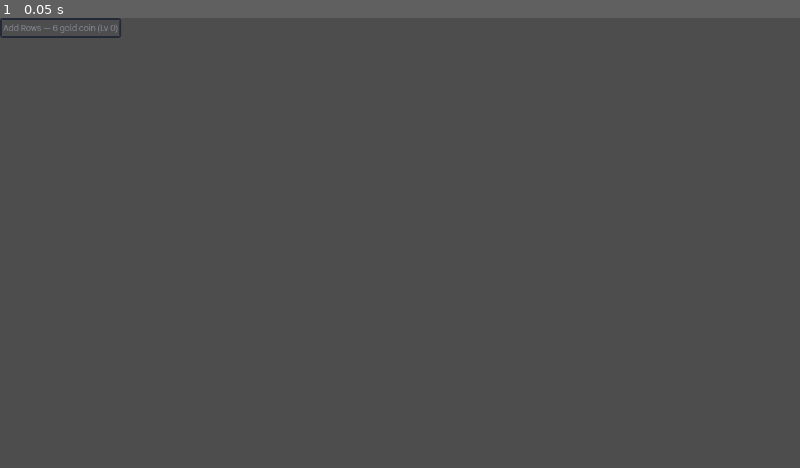
Above: before the commit, frame 1.
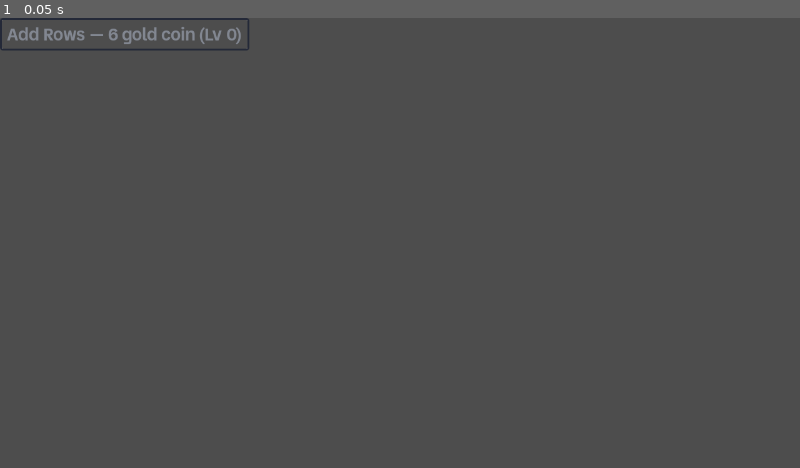
Above: after the commit, the same moment.

Repository: kjbrown-sandbox/pleenko
Game: Godot game, scene res://entities/upgrade_row/upgrade_row.tscn
Same seed, same stepped clock (60 frames per second), same inputs: the game is played once before the commit and once after it. This scene is started directly instead of the project's main scene.
Inputs:
- Up to frame 1 (0.05 s): no input

The runs differ from the first frame. In frame 1, 0.6% of the frame differs, in the area x 0-32%, y 0-8%.

Commit message:
Styling for upgrade buttons

Diff:
--- a/entities/plinko_board/upgrade_section.tscn
+++ b/entities/plinko_board/upgrade_section.tscn
@@ -6,10 +6,15 @@
 script = ExtResource("1_lrn56")
 
 [node name="Upgrades" type="VBoxContainer" parent="." unique_id=107140261]
-anchors_preset = 1
-anchor_left = 1.0
-anchor_right = 1.0
-offset_left = -280.0
-offset_right = -240.0
-offset_bottom = 40.0
-grow_horizontal = 0
+anchors_preset = 8
+anchor_left = 0.5
+anchor_top = 0.5
+anchor_right = 0.5
+anchor_bottom = 0.5
+offset_left = 960.0
+offset_top = 40.0
+offset_right = 1000.0
+offset_bottom = 80.0
+grow_horizontal = 2
+grow_vertical = 2
+theme_override_constants/separation = 20
--- a/entities/upgrade_row/upgrade_row.gd
+++ b/entities/upgrade_row/upgrade_row.gd
@@ -23,7 +23,8 @@
 
 func _ready() -> void:
 	var t: VisualTheme = ThemeProvider.theme
-	var btn_font: Font = t.button_font if t.button_font else t.label_font
+	var bold_font: Font = preload("res://style_lab/VendSans-Bold.ttf")
+	var btn_font: Font = t.button_font if t.button_font else bold_font
 
 	# Style the purchase button as an outline-only container
 	_apply_outline_style(purchase_button)
@@ -33,6 +34,9 @@
 	purchase_button.add_theme_color_override("font_hover_color", Color.TRANSPARENT)
 	purchase_button.add_theme_color_override("font_pressed_color", Color.TRANSPARENT)
 	purchase_button.add_theme_color_override("font_disabled_color", Color.TRANSPARENT)
+
+	# Inset for labels/fill so they sit inside the border
+	var inset: float = t.button_border_width
 
 	# Base label (unfilled area — text color)
 	_base_label = Label.new()
@@ -40,9 +44,12 @@
 	_base_label.vertical_alignment = VERTICAL_ALIGNMENT_CENTER
 	_base_label.add_theme_font_size_override("font_size", t.button_font_size)
 	_base_label.add_theme_color_override("font_color", t.normal_text_color)
-	if btn_font:
-		_base_label.add_theme_font_override("font", btn_font)
+	_base_label.add_theme_font_override("font", btn_font)
 	_base_label.set_anchors_and_offsets_preset(Control.PRESET_FULL_RECT)
+	_base_label.offset_left = inset
+	_base_label.offset_top = inset
+	_base_label.offset_right = -inset
+	_base_label.offset_bottom = -inset
 	_base_label.mouse_filter = Control.MOUSE_FILTER_IGNORE
 	purchase_button.add_child(_base_label)
 
@@ -50,10 +57,14 @@
 	_fill_clip = Control.new()
 	_fill_clip.clip_contents = true
 	_fill_clip.set_anchors_and_offsets_preset(Control.PRESET_FULL_RECT)
+	_fill_clip.offset_left = inset
+	_fill_clip.offset_top = inset
+	_fill_clip.offset_right = -inset
+	_fill_clip.offset_bottom = -inset
 	_fill_clip.mouse_filter = Control.MOUSE_FILTER_IGNORE
 	purchase_button.add_child(_fill_clip)
 
-	# Fill color rect (full size, clipped by parent)
+	# Fill color rect (full size within clip)
 	_fill_rect = ColorRect.new()
 	_fill_rect.color = t.button_enabled_color
 	_fill_rect.set_anchors_and_offsets_preset(Control.PRESET_FULL_RECT)
@@ -61,16 +72,23 @@
 	_fill_clip.add_child(_fill_rect)
 
 	# Fill label (inverted text — bg color, clipped to filled area)
+	# Must span the full button content area so text centers correctly,
+	# even though the clip container may be narrower.
 	_fill_label = Label.new()
 	_fill_label.horizontal_alignment = HORIZONTAL_ALIGNMENT_CENTER
 	_fill_label.vertical_alignment = VERTICAL_ALIGNMENT_CENTER
 	_fill_label.add_theme_font_size_override("font_size", t.button_font_size)
 	_fill_label.add_theme_color_override("font_color", t.background_color)
-	if btn_font:
-		_fill_label.add_theme_font_override("font", btn_font)
-	_fill_label.set_anchors_and_offsets_preset(Control.PRESET_FULL_RECT)
+	_fill_label.add_theme_font_override("font", btn_font)
+	_fill_label.anchor_left = 0
+	_fill_label.anchor_top = 0
+	_fill_label.anchor_right = 0
+	_fill_label.anchor_bottom = 0
 	_fill_label.mouse_filter = Control.MOUSE_FILTER_IGNORE
 	_fill_clip.add_child(_fill_label)
+	# Keep fill label sized to match base label (which auto-sizes via anchors)
+	_base_label.resized.connect(_sync_fill_label_size)
+	_sync_fill_label_size.call_deferred()
 
 	# Cap raise button — standard themed button
 	t.apply_button_theme(cap_raise_button)
@@ -175,6 +193,13 @@
 		_fill_label.add_theme_color_override("font_color", t.background_color)
 
 
+func _sync_fill_label_size() -> void:
+	if not _fill_label or not _base_label:
+		return
+	_fill_label.size = _base_label.size
+	_fill_label.position = Vector2.ZERO
+
+
 func _update_fill(state: UpgradeManager.UpgradeState) -> void:
 	if not _fill_clip:
 		return
--- a/entities/upgrade_row/upgrade_row.tscn
+++ b/entities/upgrade_row/upgrade_row.tscn
@@ -1,21 +1,27 @@
 [gd_scene format=3 uid="uid://b7g4wiwy64dus"]
 
 [ext_resource type="Script" uid="uid://djwgl6f0kkda0" path="res://entities/upgrade_row/upgrade_row.gd" id="1_aqdia"]
+[ext_resource type="FontFile" uid="uid://ohlabsbs4ksf" path="res://style_lab/VendSans-Bold.ttf" id="2_w0uyf"]
+
+[sub_resource type="StyleBoxFlat" id="StyleBoxFlat_w0uyf"]
+corner_radius_top_left = 3
+corner_radius_bottom_left = 3
 
 [node name="UpgradeRow" type="HBoxContainer" unique_id=371831000]
-custom_minimum_size = Vector2(88, 0)
-offset_right = 8.0
-offset_bottom = 8.0
+size_flags_horizontal = 3
 script = ExtResource("1_aqdia")
 
 [node name="PurchaseButton" type="Button" parent="." unique_id=44118311]
 layout_mode = 2
 size_flags_horizontal = 3
 focus_mode = 0
+theme_override_fonts/font = ExtResource("2_w0uyf")
+theme_override_styles/normal = SubResource("StyleBoxFlat_w0uyf")
 text = "Add rows"
 
 [node name="CapRaiseButton" type="Button" parent="." unique_id=1786631797]
-custom_minimum_size = Vector2(32, 32)
 layout_mode = 2
+size_flags_vertical = 3
 focus_mode = 0
+theme_override_fonts/font = ExtResource("2_w0uyf")
 text = "+"
--- a/style_lab/visual_theme.gd
+++ b/style_lab/visual_theme.gd
@@ -109,8 +109,8 @@
 @export var button_hovered_source: Palette = Palette.BG_4
 @export var button_text_source: Palette = Palette.BG_6
 @export var button_font: Font
-@export var button_font_size := 14
-@export var button_padding := Vector2(5, 5)                       # horizontal, vertical
+@export var button_font_size := 28
+@export var button_padding := Vector2(16, 5)                      # horizontal, vertical
 @export var button_border_radius := 4
 @export var button_border_width := 3
 @export var button_border_source: Palette = Palette.BG_4
